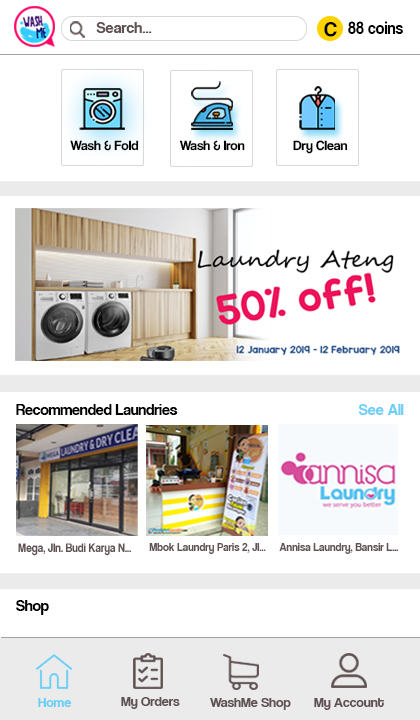
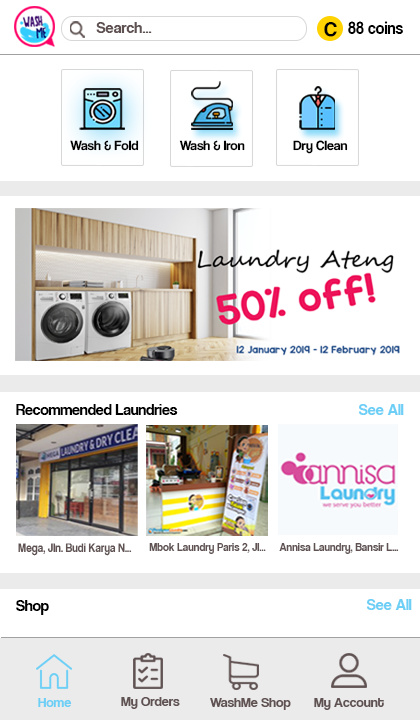
Two versions of the same layered image (420x720). Layer-by-layer changes:
added layer "See All copy" above "See All" over (366, 599, 412, 610)
